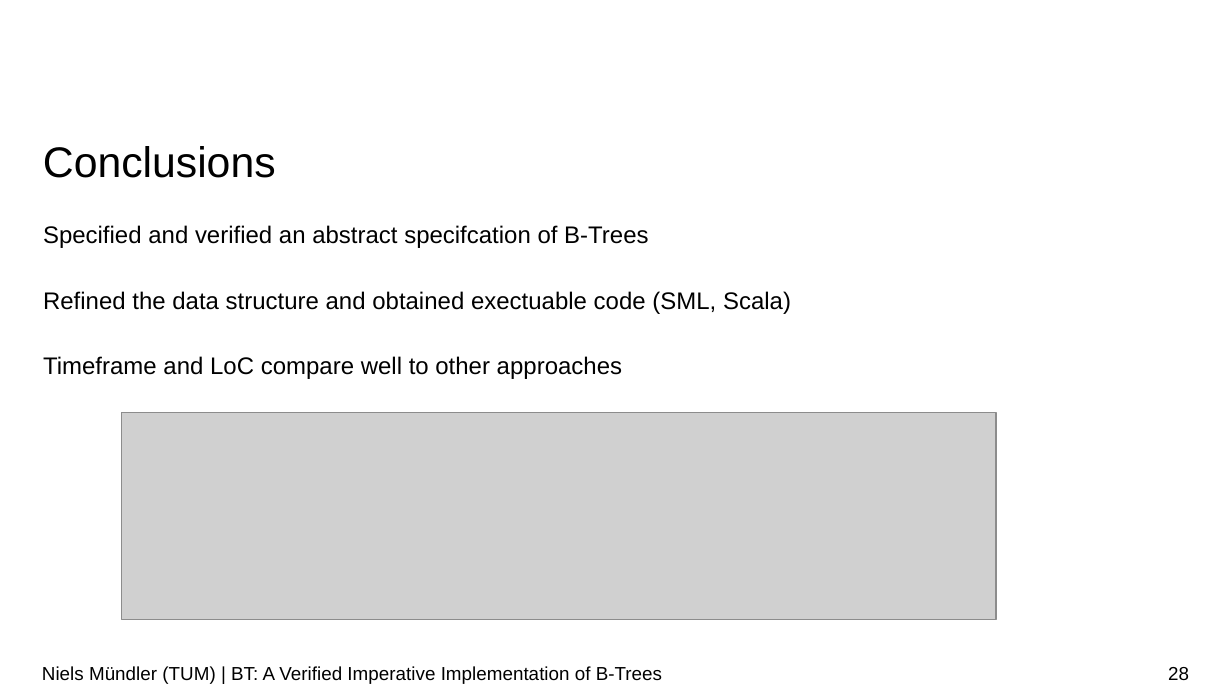
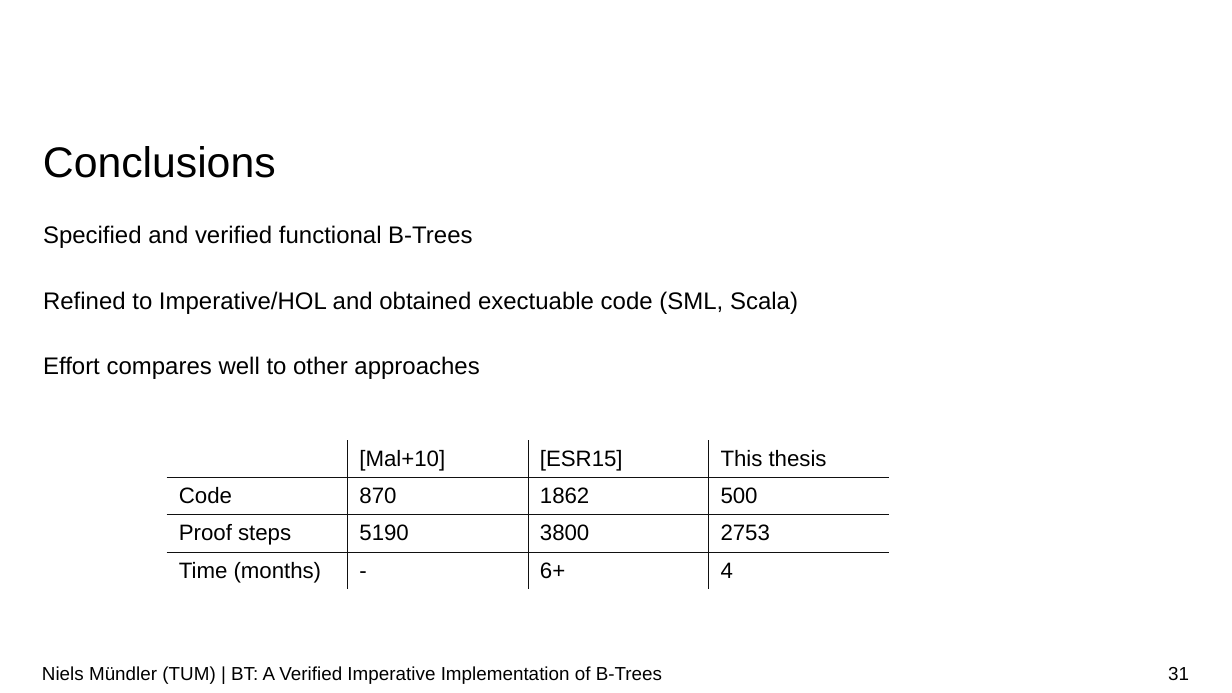
Before and after one commit to nielstron/btrees-thesis, a slide deck: slide 31 of colloqium.odp (slide 28 before the commit). Drawn at 1232x693 pixels with LibreOffice and Linux fonts; fonts in the diff are those of the drawing; grey boxes stand for pictures; background and template pictures are left out. Boxes give left, top, right and bottom in pixels: in the first picture for what was removed or moved away, otherwise in the second. Text is boxed around its words. In the diff, an @@ line names an element or a change of style, - is before the commit and + after.

```diff
--- a/colloqium.odp
+++ b/colloqium.odp
@@ text at [43, 225, 798, 379]: text changed @@
-Specified and verified an abstract specifcation of B-Trees
-Refined the data structure and obtained exectuable code (SML, Scala)
-Timeframe and LoC compare well to other approaches
+Specified and verified functional B-Trees
+Refined to Imperative/HOL and obtained exectuable code (SML, Scala)
+Effort compares well to other approaches
@@ picture removed at [121, 413, 995, 620] @@
@@ table added at [166, 440, 891, 590], 4 rows, 4 columns @@
+ | [Mal+10] | [ESR15] | This thesis
+Code | 870 | 1862 | 500
+Proof steps | 5190 | 3800 | 2753
+Time (months) | - | 6+ | 4
@@ page number at [1168, 667, 1189, 680]: text changed @@
-28
+31
```
Also in this commit, not shown: 20 other slides changed, 5 slides added, 1 slide removed.
